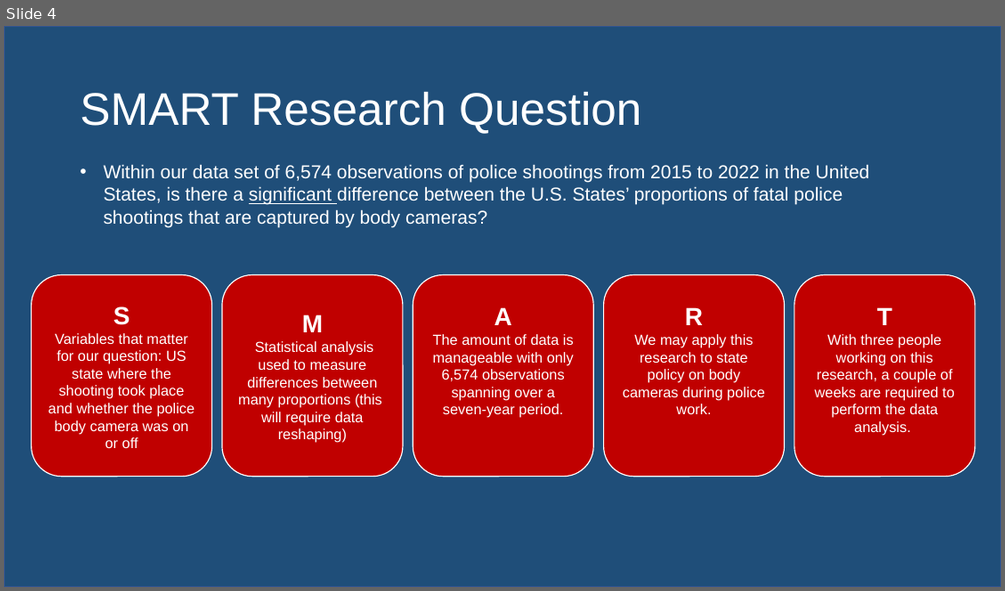
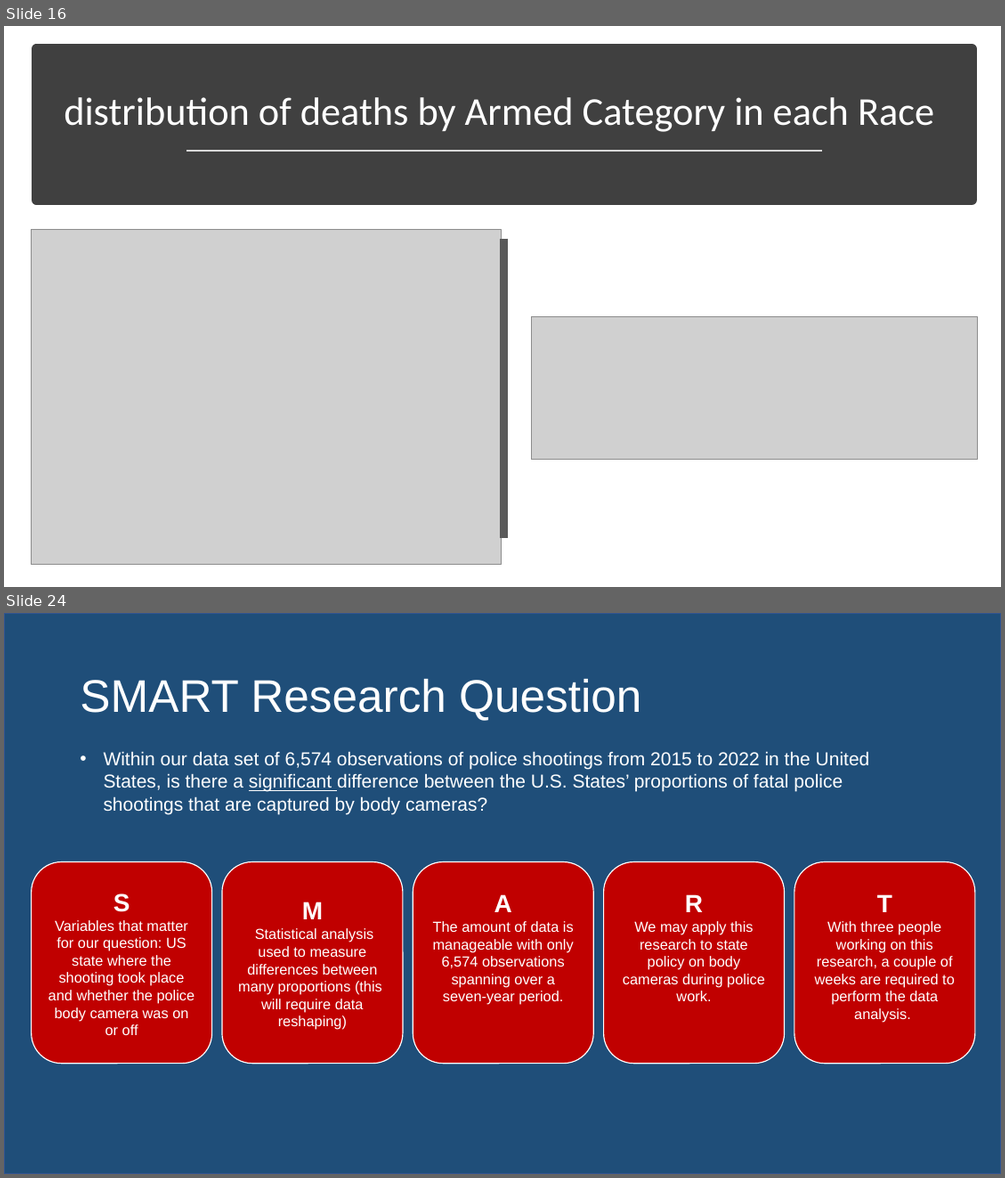
Before and after one commit to awinkhater/Dats6101_Team3, a slide deck: PPT for Intro to Data Science.pptx. Shown one above the other, each under a label of ours: slide 4 before the commit, slides 16 and 24 after it; the slides between them are not shown. The pictures are 1005x591 and 1005x1178 pixels, drawn with LibreOffice and Linux fonts; fonts in the diff are those of the drawing; grey boxes stand for pictures. Boxes give left, top, right and bottom in pixels: in the first picture for what was removed or moved away, otherwise in the second. Text is boxed around its words. In the diff, an @@ line names an element or a change of style, - is before the commit and + after.

```diff
--- a/PPT for Intro to Data Science.pptx
+++ b/PPT for Intro to Data Science.pptx
@@ slide 16 added at box(4, 26, 1001, 587), background #FFFFFF @@
@@ rectangle added at box(36, 49, 971, 200), fill #404040, outline #404040 10 pt @@
@@ title added at box(64, 97, 934, 132), 38 pt, text #FFFFFF @@
+distribution of deaths by Armed Category in each Race
@@ line added from (186, 150) to (822, 150), #D9D9D9 1.75 pt @@
@@ picture added at box(31, 229, 502, 564) @@
@@ line added from (504, 239) to (504, 538), #595959 8 pt @@
@@ picture added at box(531, 316, 978, 459) @@
@@ what was slide 4 is now slide 24 @@
```
Also in this commit, not shown: 20 other slides added, 1 slide removed.
